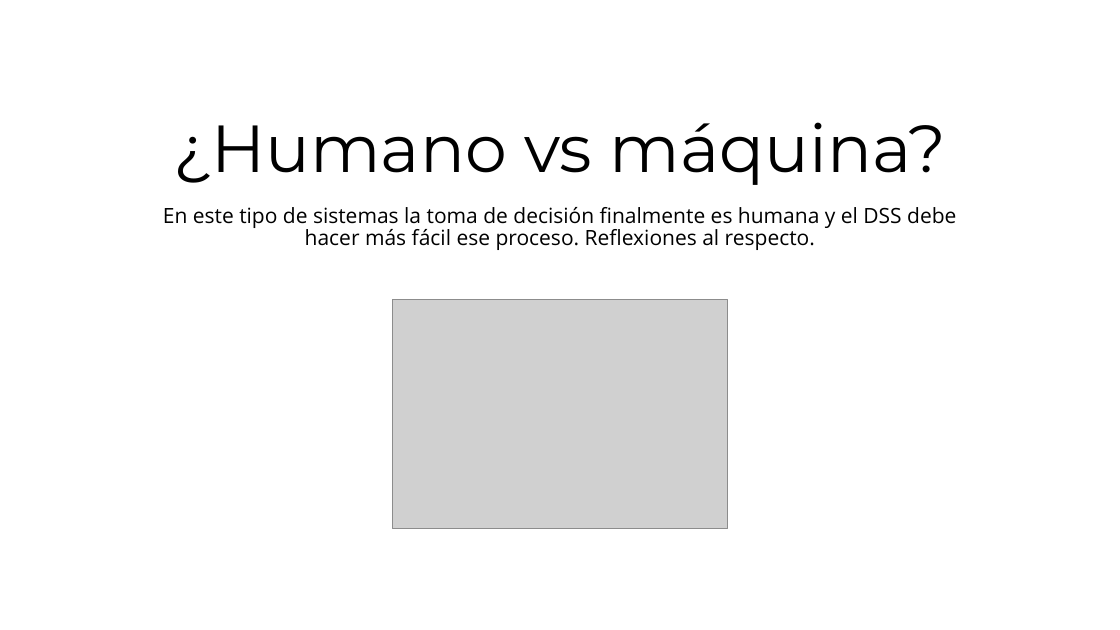
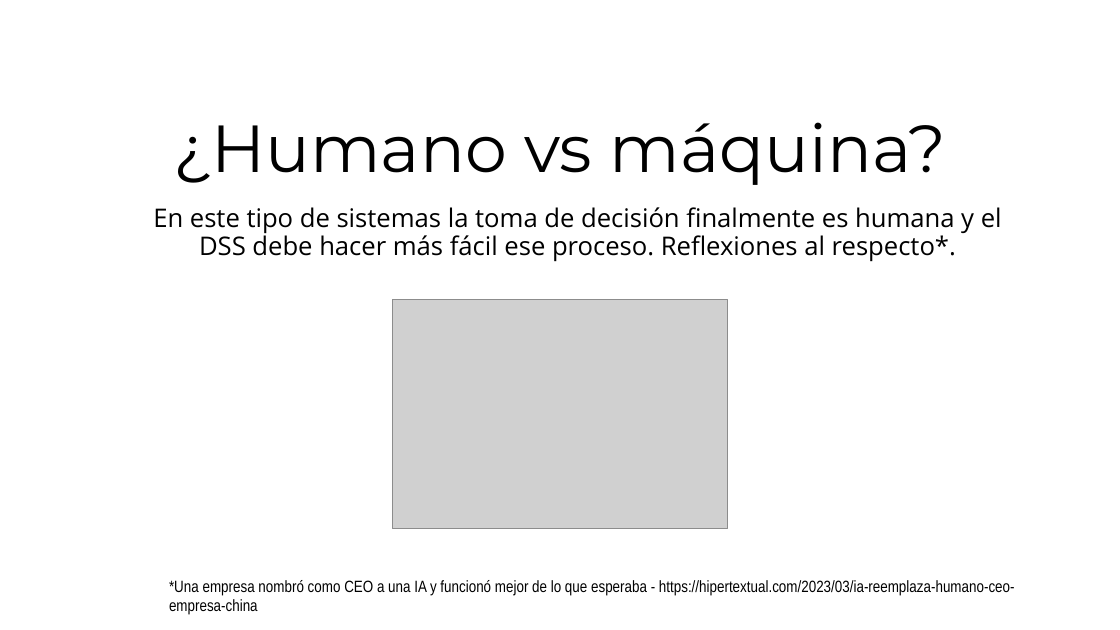
Before and after one commit to kaenovsky/iftsnotes, a slide deck: slide 5 of 215-ppii/215-assets/ppt-ppii-dss-v1.pptx. Drawn at 1120x630 pixels with LibreOffice and Linux fonts; fonts in the diff are those of the drawing; grey boxes stand for pictures. Boxes give left, top, right and bottom in pixels: in the first picture for what was removed or moved away, otherwise in the second. Text is boxed around its words. In the diff, an @@ line names an element or a change of style, - is before the commit and + after.

Commit message:
Update pptx file

```diff
--- a/215-ppii/215-assets/ppt-ppii-dss-v1.pptx
+++ b/215-ppii/215-assets/ppt-ppii-dss-v1.pptx
@@ subtitle at [153, 207, 1002, 262]: text changed; size 18 to 22 pt @@
-En este tipo de sistemas la toma de decisión finalmente es humana y el DSS debe hacer más fácil ese proceso. Reflexiones al respecto.
+En este tipo de sistemas la toma de decisión finalmente es humana y el DSS debe hacer más fácil ese proceso. Reflexiones al respecto*.
@@ text added at [169, 580, 1015, 615], 14 pt, text #000000 @@
+*Una empresa nombró como CEO a una IA y funcionó mejor de lo que esperaba - https://hipertextual.com/2023/03/ia-reemplaza-humano-ceo-empresa-china
```
Also in this commit, not shown: 3 other slides changed.
